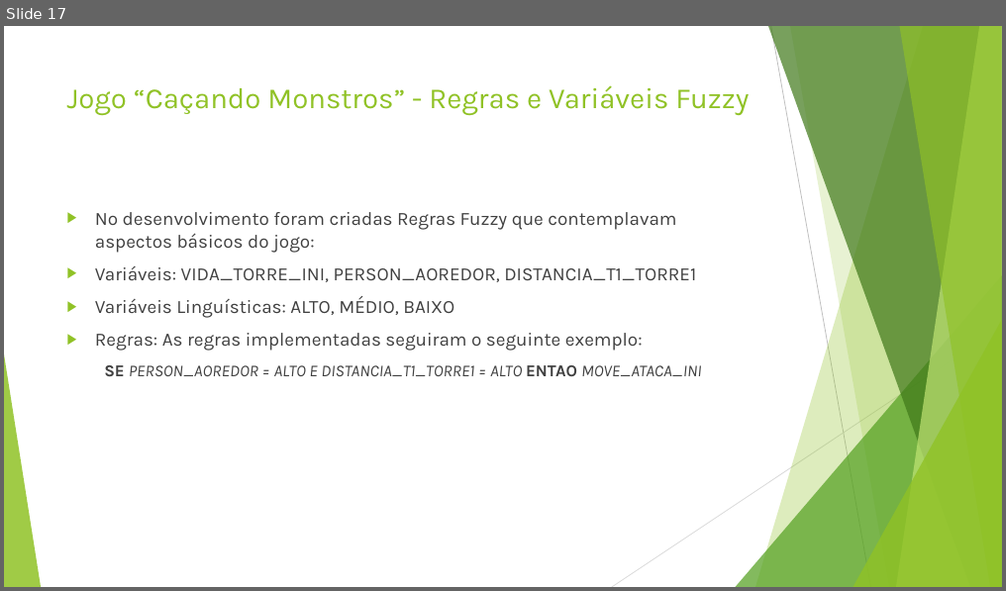
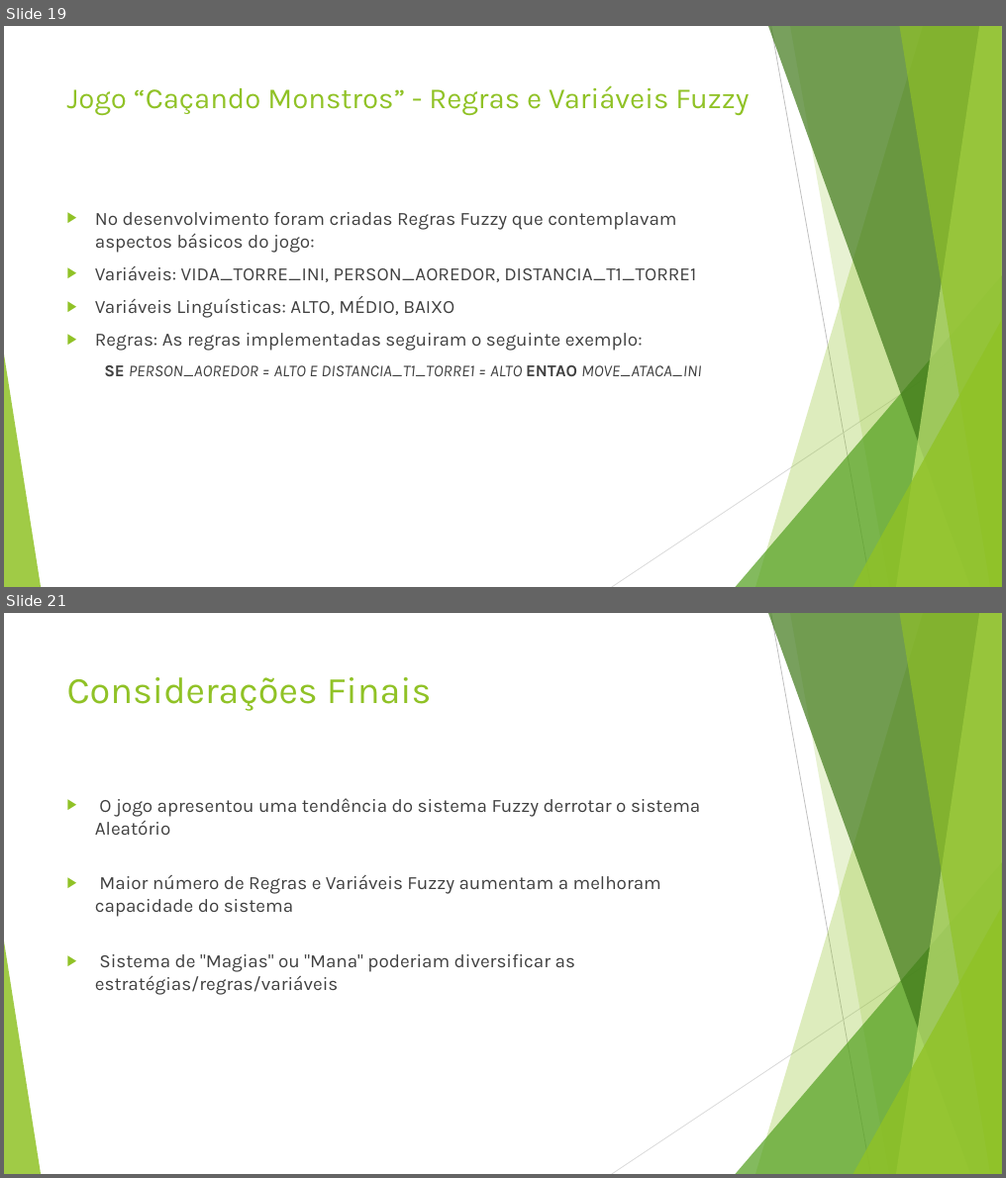
Before and after one commit to joaoapm/tfg, a slide deck: Tfg/TrabDocs/Docs/finais/apresentacao.pptx. Shown one above the other, each under a label of ours: slide 17 before the commit, slides 19 and 21 after it; the slides between them are not shown. The pictures are 1006x591 and 1006x1178 pixels, drawn with LibreOffice and Linux fonts; fonts in the diff are those of the drawing. Boxes give left, top, right and bottom in pixels: in the first picture for what was removed or moved away, otherwise in the second. Text is boxed around its words. In the diff, an @@ line names an element or a change of style, - is before the commit and + after.

```diff
--- a/Tfg/TrabDocs/Docs/finais/apresentacao.pptx
+++ b/Tfg/TrabDocs/Docs/finais/apresentacao.pptx
@@ slide 21 added at (x1=4, y1=613, x2=1002, y2=1174), background #FFFFFF; not listed: 10 template elements that a slide beside it also shows @@
@@ title added at (x1=67, y1=677, x2=432, y2=711), 36 pt, text #90C226 @@
+Considerações Finais
@@ text added at (x1=95, y1=798, x2=700, y2=995), 18 pt, text #404040 @@
+▶ O jogo apresentou uma tendência do sistema Fuzzy derrotar o sistema Aleatório
+▶ Maior número de Regras e Variáveis Fuzzy aumentam a melhoram capacidade do sistema
+▶ Sistema de "Magias" ou "Mana" poderiam diversificar as estratégias/regras/variáveis
@@ what was slide 17 is now slide 19 @@
```
Also in this commit, not shown: 3 other slides added.
